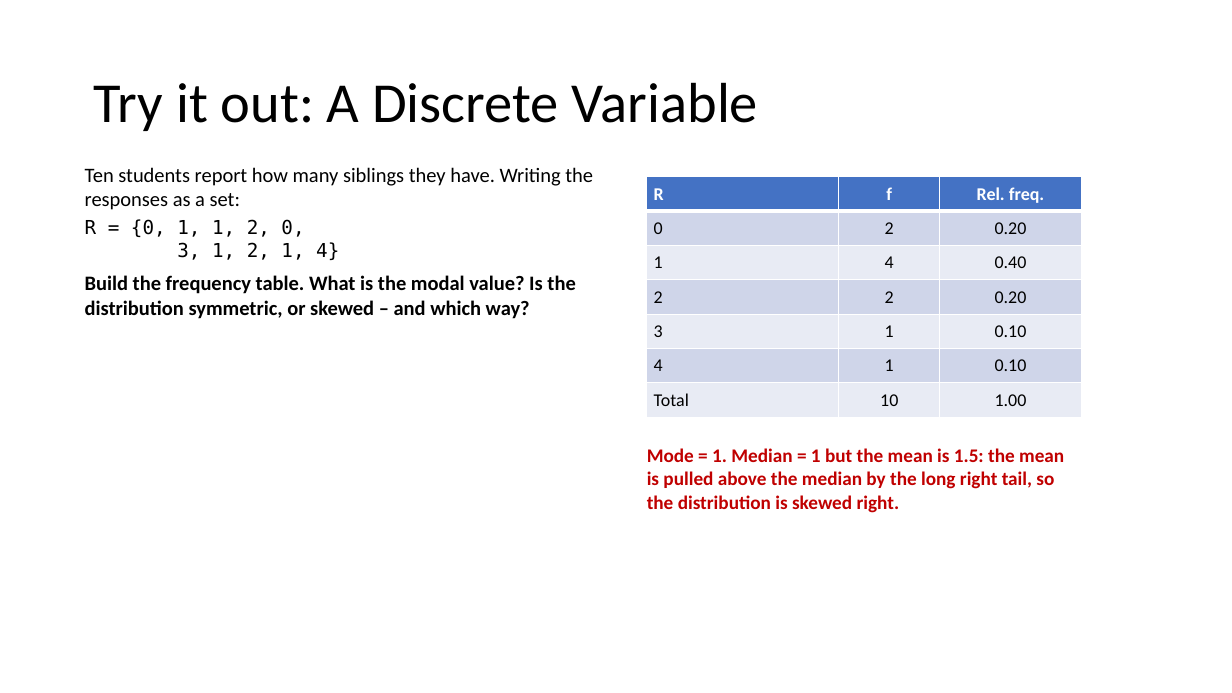
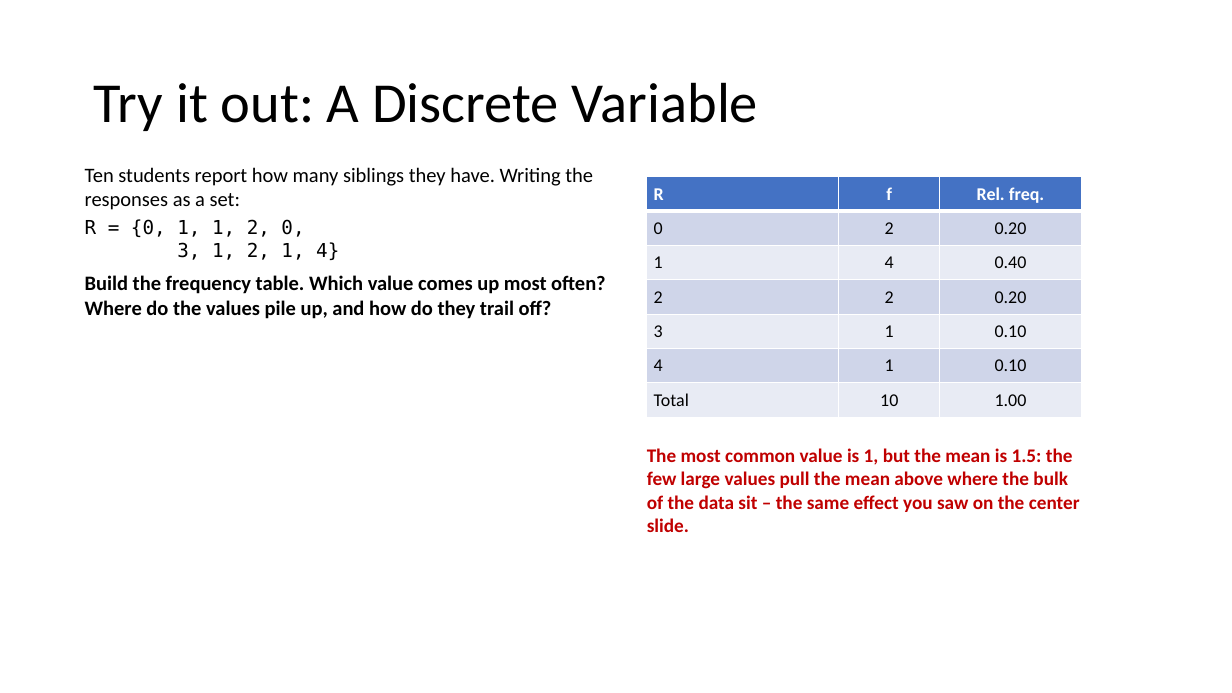
Before and after one commit to Jarred6068/Kvamme_UI_STAT251, a slide deck: slide 14 of docs/lecture_slides/Week 2/Week2_Lecture3_Slides_1_19_2024.pptx (slide 10 before the commit). Drawn at 1232x693 pixels with LibreOffice and Linux fonts; fonts in the diff are those of the drawing. Boxes give left, top, right and bottom in pixels: in the first picture for what was removed or moved away, otherwise in the second. Text is boxed around its words. In the diff, an @@ line names an element or a change of style, - is before the commit and + after.

Commit message:
Add distribution feature figure assets
Add a new R script (`docs/assets/make_distribution_feature_figures.R`) to generate four lecture visuals for distribution concepts (modal category, shape, center, and variability), and include the rendered PNG outputs in `docs/assets/` for use in the Week 2 Lecture 3 slides.

```diff
--- a/docs/lecture_slides/Week 2/Week2_Lecture3_Slides_1_19_2024.pptx
+++ b/docs/lecture_slides/Week 2/Week2_Lecture3_Slides_1_19_2024.pptx
@@ text at [85,275,606,319]: text changed @@
-Build the frequency table. What is the modal value? Is the distribution symmetric, or skewed – and which way?
+Build the frequency table. Which value comes up most often? Where do the values pile up, and how do they trail off?
@@ text at [647,448,1080,532]: text changed @@
-Mode = 1. Median = 1 but the mean is 1.5: the mean is pulled above the median by the long right tail, so the distribution is skewed right.
+The most common value is 1, but the mean is 1.5: the few large values pull the mean above where the bulk of the data sit – the same effect you saw on the center slide.
```
Also in this commit, not shown: 4 slides added, 7 other files.
